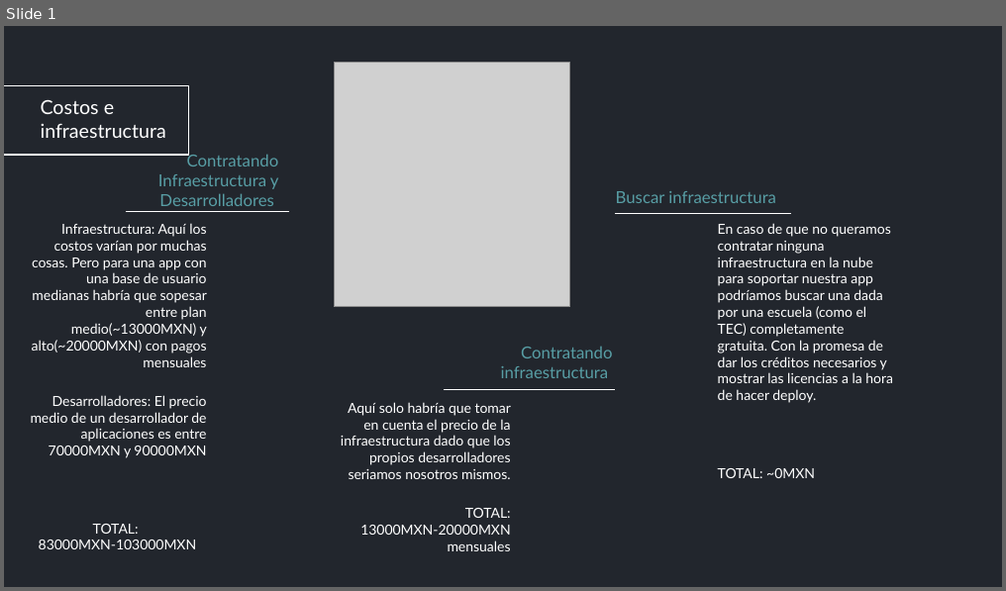
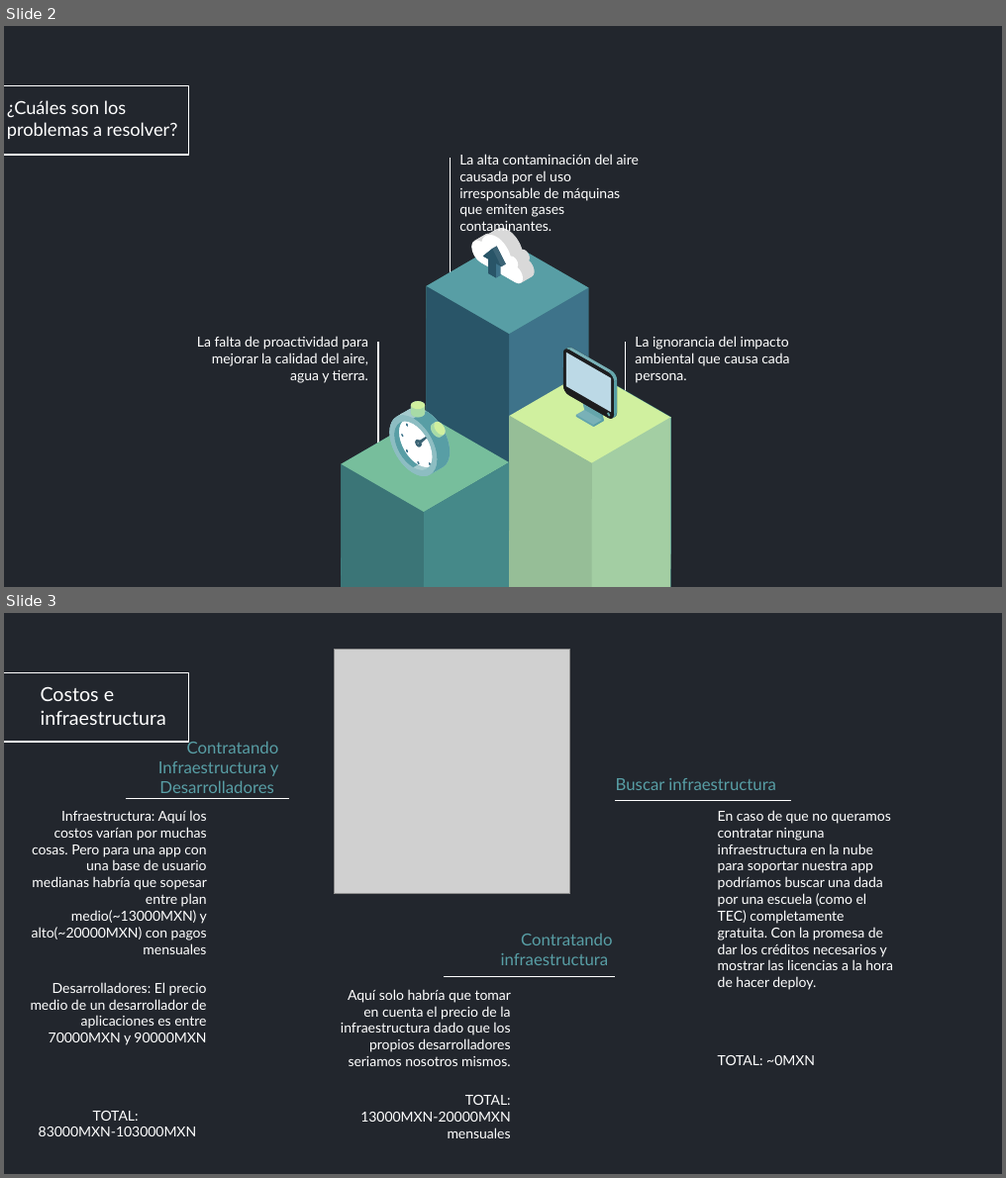
Before and after one commit to ArmandoMG/SemanaTecFinal, a slide deck: Proyecto Final Progra.pptx. Shown one above the other, each under a label of ours: slide 1 before the commit, slides 2 and 3 after it. The pictures are 1006x591 and 1006x1178 pixels, drawn with LibreOffice and Linux fonts; fonts in the diff are those of the drawing; grey boxes stand for pictures. Boxes give left, top, right and bottom in pixels: in the first picture for what was removed or moved away, otherwise in the second. Text is boxed around its words. In the diff, an @@ line names an element or a change of style, - is before the commit and + after.

```diff
--- a/Proyecto Final Progra.pptx
+++ b/Proyecto Final Progra.pptx
@@ slide 2 added at box(4, 26, 1002, 587), background #22262D; not listed: 1 template element that a slide beside it also shows @@
@@ title added at box(7, 100, 178, 139), 13 pt, text #FFFFFF @@
+¿Cuáles son los problemas a resolver?
@@ line added from (450, 282) to (450, 158), #FFFFFF 0.75 pt @@
@@ subtitle added at box(459, 154, 639, 235), 10 pt, text #FFFFFF @@
+La alta contaminación del aire causada por el uso irresponsable de máquinas que emiten gases contaminantes.
@@ group added at box(472, 229, 535, 284): 11 freeform shapes @@
@@ subtitle added at box(197, 336, 368, 383), 10 pt, text #FFFFFF @@
+La falta de proactividad para mejorar la calidad del aire, agua y tierra.
@@ line added from (378, 453) to (378, 342), #FFFFFF 0.75 pt @@
@@ line added from (625, 453) to (625, 342), #FFFFFF 0.75 pt @@
@@ subtitle added at box(635, 336, 789, 383), 10 pt, text #FFFFFF @@
+La ignorancia del impacto ambiental que causa cada persona.
@@ group added at box(563, 348, 618, 427): 14 freeform shapes @@
@@ group added at box(389, 401, 450, 477): 21 freeform shapes @@
@@ group added at box(342, 241, 671, 587): 10 freeform shapes @@
@@ what was slide 1 is now slide 3 @@
```
Also in this commit, not shown: 1 other slide added, 1 other file.
